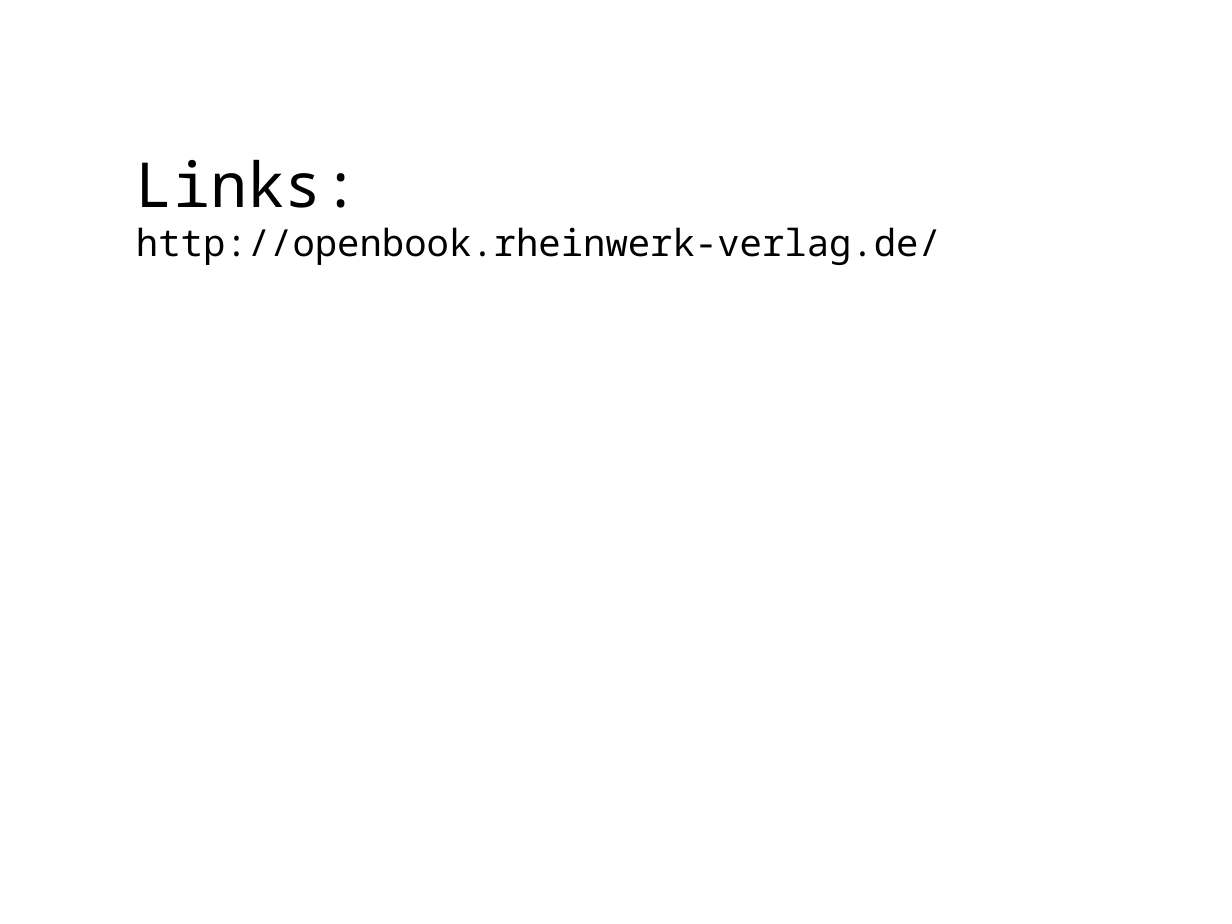
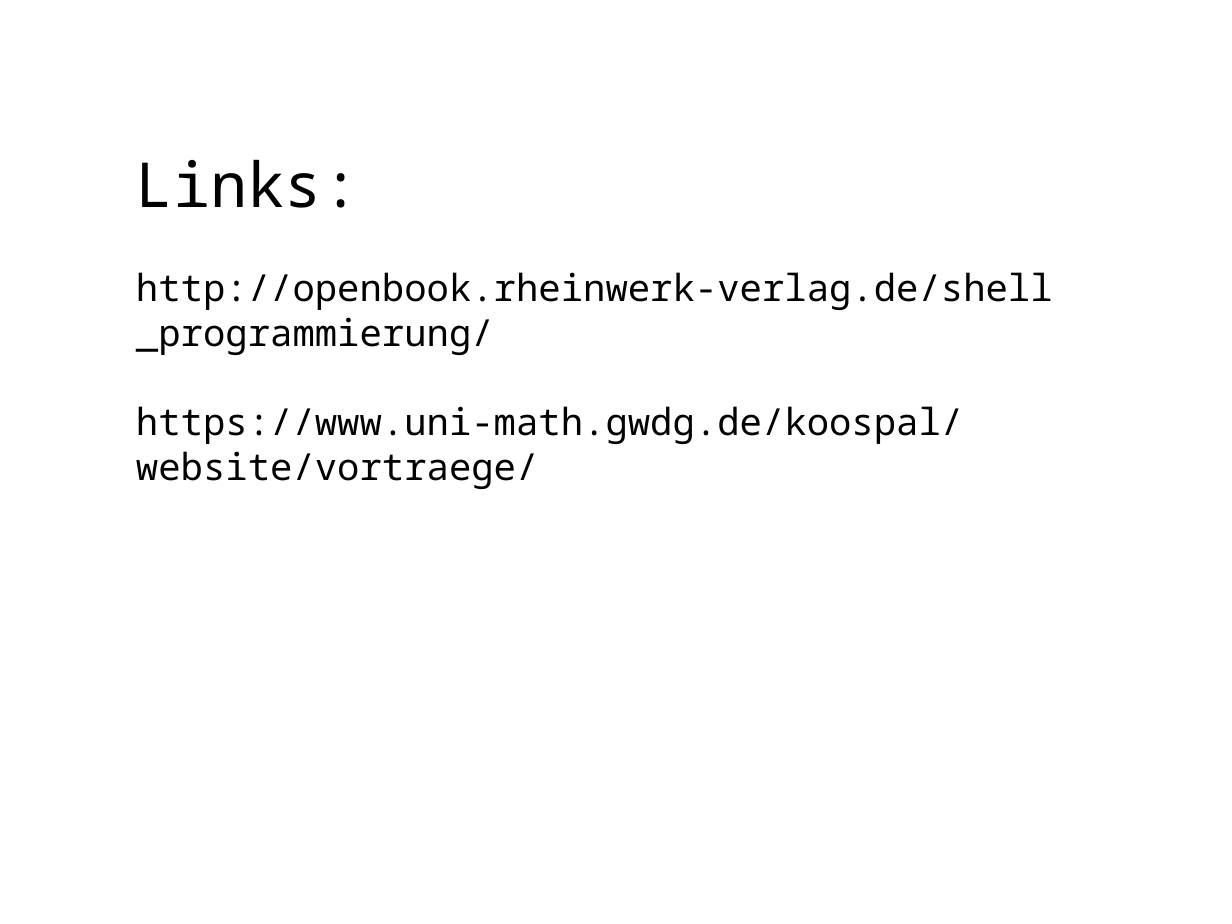
Before and after one commit to koospal/docker, a slide deck: slide 73 of bash/2019-bashing.odp (slide 67 before the commit). Drawn at 1232x924 pixels with LibreOffice and Linux fonts; fonts in the diff are those of the drawing; background and template pictures are left out. Boxes give left, top, right and bottom in pixels: in the first picture for what was removed or moved away, otherwise in the second. Text is boxed around its words. In the diff, an @@ line names an element or a change of style, - is before the commit and + after.

```diff
--- a/bash/2019-bashing.odp
+++ b/bash/2019-bashing.odp
@@ text at box(136, 272, 1053, 489): text changed @@
-http://openbook.rheinwerk-verlag.de/
+http://openbook.rheinwerk-verlag.de/shell_programmierung/
+https://www.uni-math.gwdg.de/koospal/website/vortraege/
```
Also in this commit, not shown: 6 other slides changed, 6 slides added.
